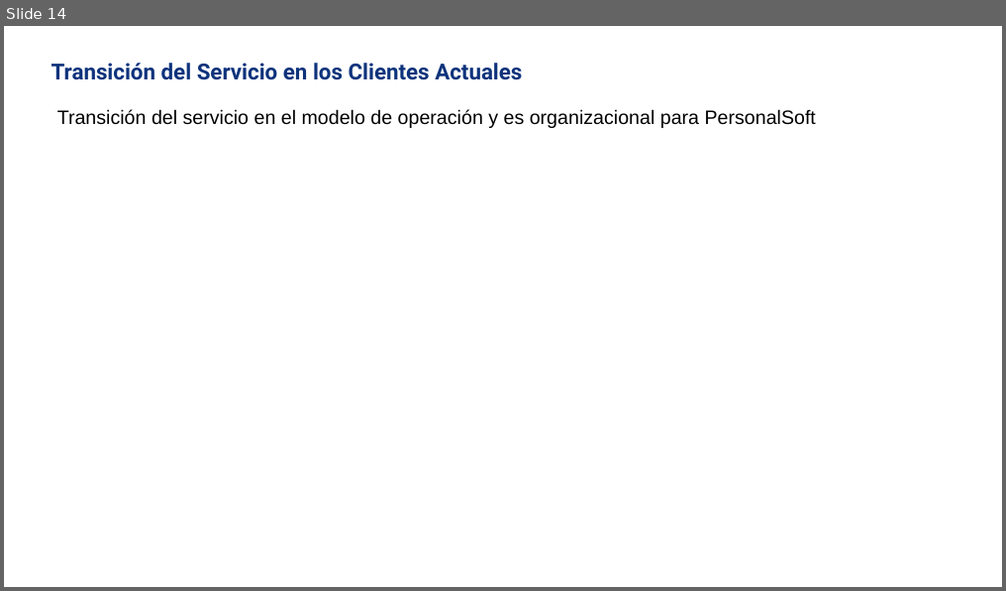
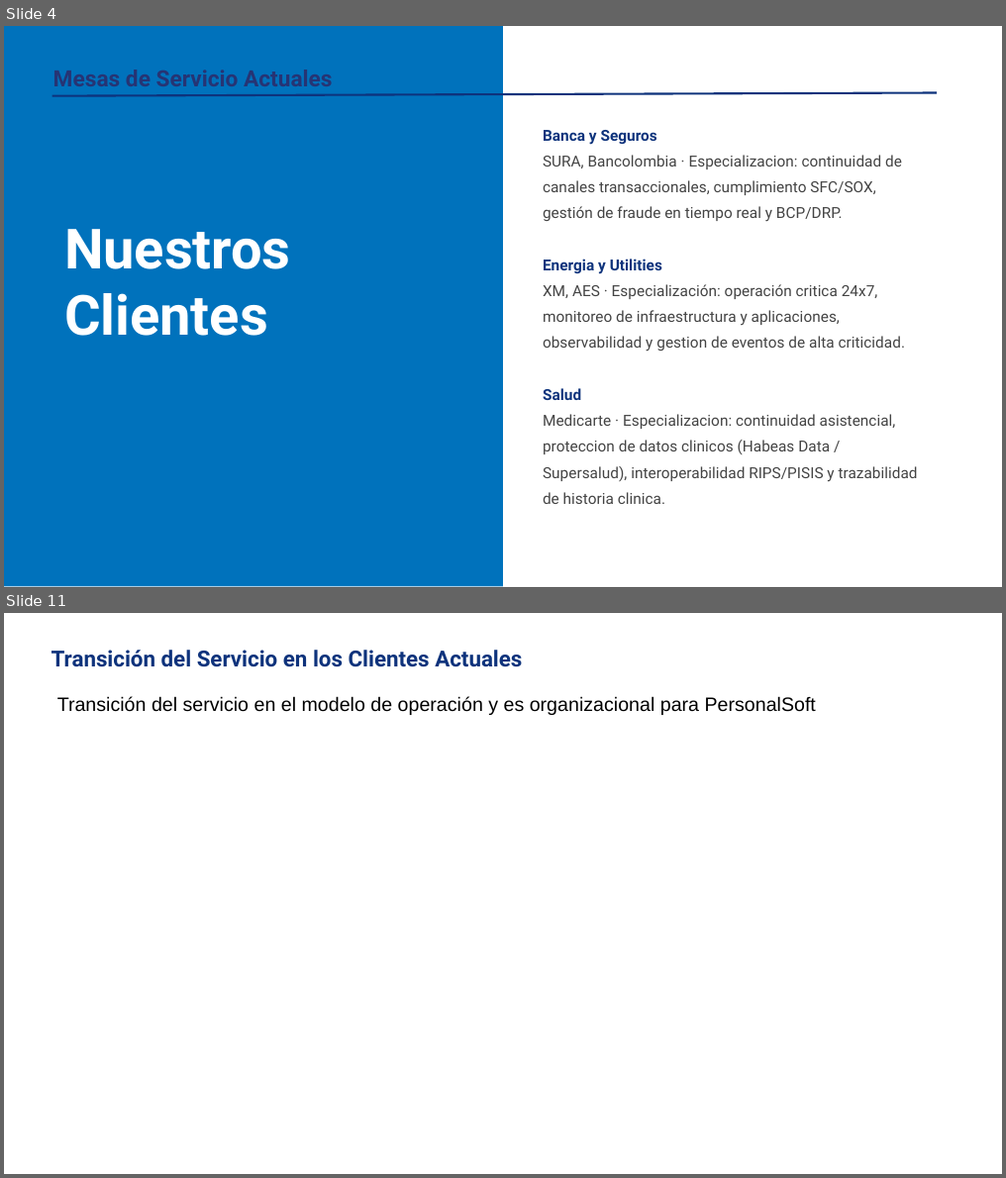
Before and after one commit to nataliazarthapersonalsoft/mesadeservicio-modernizacionaplicaciones, a slide deck: 04-planning/roadmaps/Mesa de Servicio Roadmap Julio.pptx. Shown one above the other, each under a label of ours: slide 14 before the commit, slides 4 and 11 after it; the slides between them are not shown. The pictures are 1006x591 and 1006x1178 pixels, drawn with LibreOffice and Linux fonts; fonts in the diff are those of the drawing; background and template pictures are left out. Boxes give left, top, right and bottom in pixels: in the first picture for what was removed or moved away, otherwise in the second. Text is boxed around its words. In the diff, an @@ line names an element or a change of style, - is before the commit and + after.

```diff
--- a/04-planning/roadmaps/Mesa de Servicio Roadmap Julio.pptx
+++ b/04-planning/roadmaps/Mesa de Servicio Roadmap Julio.pptx
@@ slide 4 added at [4,26,1002,587], background #FFFFFF @@
@@ rectangle added at [4,26,503,585], fill #0072BC @@
@@ title added at [43,70,476,101], 16.2 pt, text #263474, bold @@
+Mesas de Servicio Actuales
@@ line added from (52, 96) to (937, 93), #0E337C 1.5 pt @@
@@ text added at [543,130,918,504], 11 pt, text #444444 @@
+Banca y Seguros
+SURA, Bancolombia · Especializacion: continuidad de canales transaccionales, cumplimiento SFC/SOX, gestión de fraude en tiempo real y BCP/DRP.
+Energia y Utilities
+XM, AES · Especialización: operación critica 24x7, monitoreo de infraestructura y aplicaciones, observabilidad y gestion de eventos de alta criticidad.
+Salud
+Medicarte · Especializacion: continuidad asistencial, proteccion de datos clinicos (Habeas Data / Supersalud), interoperabilidad RIPS/PISIS y trazabilidad de historia clinica.
@@ title added at [64,229,291,336], 40 pt, text #FFFFFF, bold @@
+Nuestros Clientes
@@ what was slide 14 is now slide 11 @@
```
Also in this commit, not shown: 4 slides changed, 3 other slides added, 7 slides removed.
